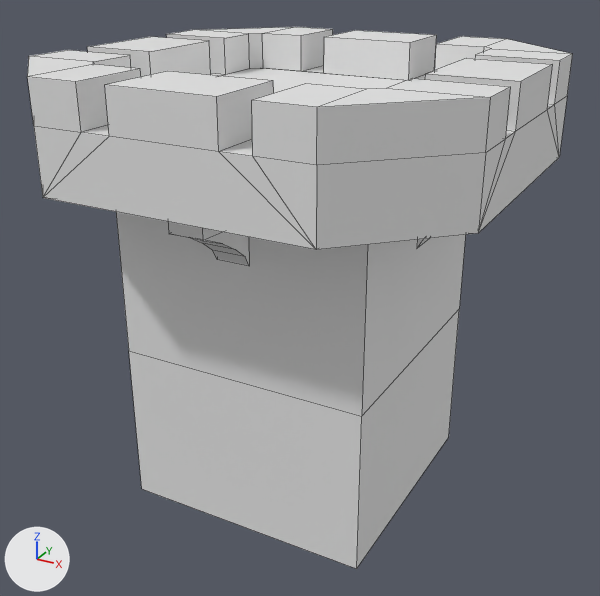
The FBX model Assets/Mesh/Wall.2.fbx, before and after one commit.
Both versions are drawn from a 50 mm lens placed at (1.187, -2.177, 1.722), pointed at (0.003, -0.025, 0.646). Lighting does not change. The marker at lower left points along +X, +Y and +Z. Mesh edges are drawn as thin lines. Vertices at the same position are counted once.

Objects in the first picture: 'Wall.2'.
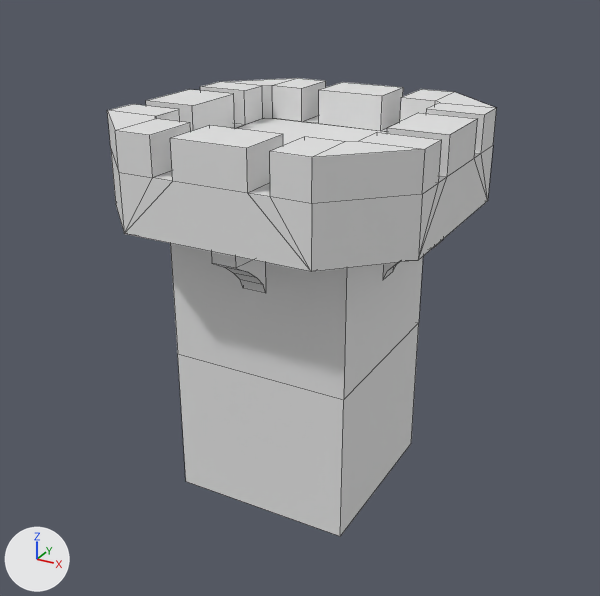
Boxes (x1, y1, x2, y2) around the edits, measured in the pictures (600 x 596 px; the box of a moved part takes in the faces that stretch with it):
'Wall.2', reshaped, rescaled (29% narrower, 15% shorter): before (27, 27, 573, 569); after (107, 78, 496, 536)
part 1 of me_wall_000, moved or reshaped: before (417, 238, 429, 248); after (383, 240, 442, 279)
part 2 of me_wall_000, moved or reshaped: before (168, 222, 249, 265); after (211, 252, 266, 292)
part 3 of me_wall_000, moved or reshaped: before (27, 27, 573, 569); after (107, 78, 496, 536)

The edits, one by one:
me_wall_000 is used by ob_wall_2; location (0.0, 0.0, 0.0); rotation (1.571, 0.0, 0.0), in degrees (90, 0, 0); scale (0.008, 0.008, 0.008).
me_wall_000 had 184 vertices, 153 faces and spanned x -84.0..84.0, y 0.0..175.0, z -84.0..84.0.
me_wall_000 now has 184 vertices, 153 faces and spans x -50.0..50.0, y 0.0..124.0, z -50.0..50.0.
me_wall_000 part 1: the loose piece of 16 vertices spanning x 50.0..76.0, y 112.0..137.0, z -6.0..7.0 is scaled about its middle by (0.588, 0.749, 0.588), then moved by (-26.0, -38.0, 0.0).
me_wall_000 part 2: the loose piece of 16 vertices spanning x -7.0..6.0, y 112.0..137.0, z 50.0..76.0 is scaled about its middle by (0.588, 0.749, 0.588), then moved by (0.0, -38.0, -26.0).
me_wall_000 part 3: 120 of 184 vertices moved; they spanned x -84.0..84.0, y 0.0..175.0, z -84.0..84.0 and now span x -50.0..50.0, y 0.0..124.0, z -50.0..50.0; mean shift (0.0, -45.0, 0.0); largest move (-50.0, 175.0, -84.0) -> (-29.0, 124.0, -50.0).
Object 'Wall.2' (ob_wall_2) is rescaled from (0.008, 0.008, 0.008) to (0.01, 0.01, 0.01).
